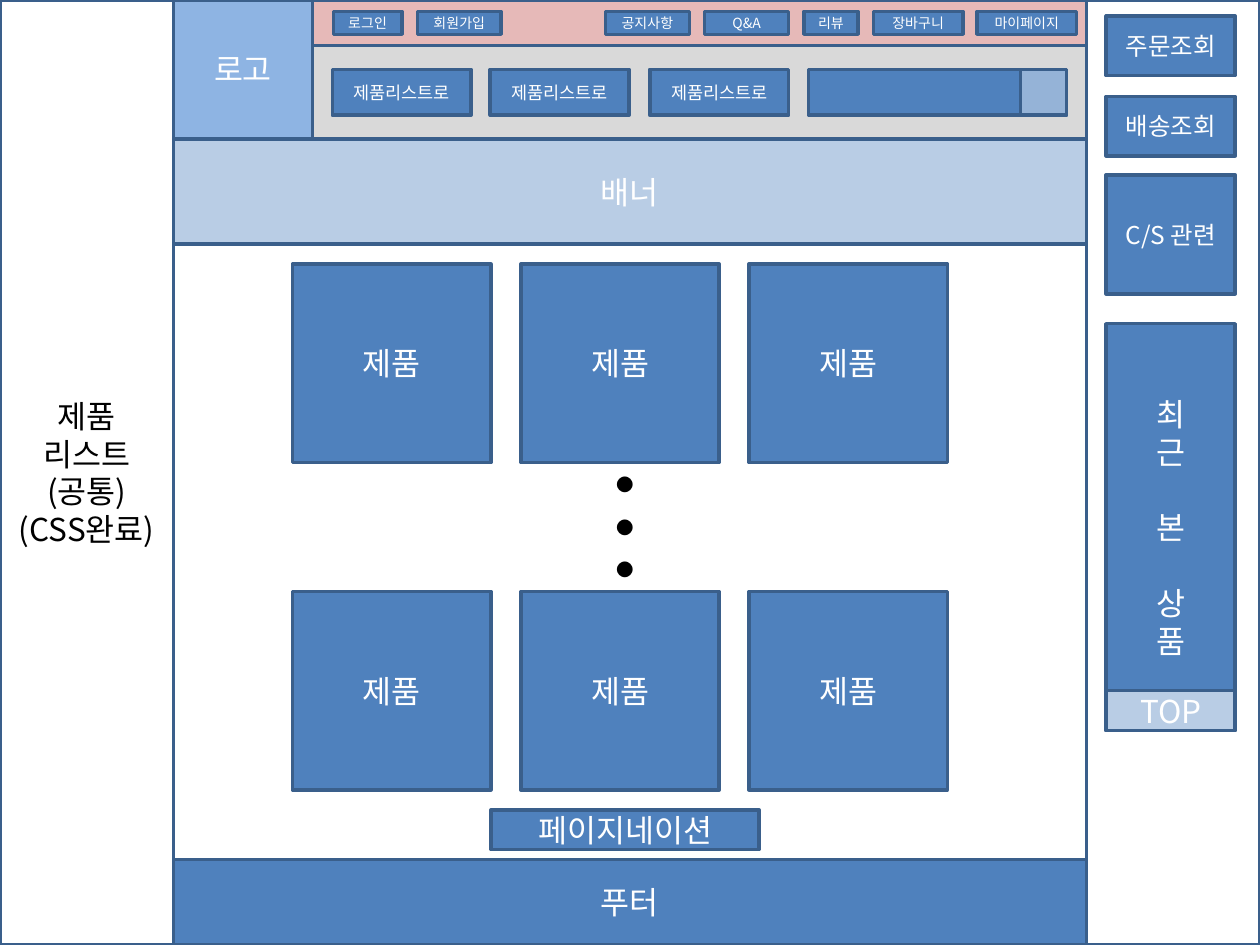
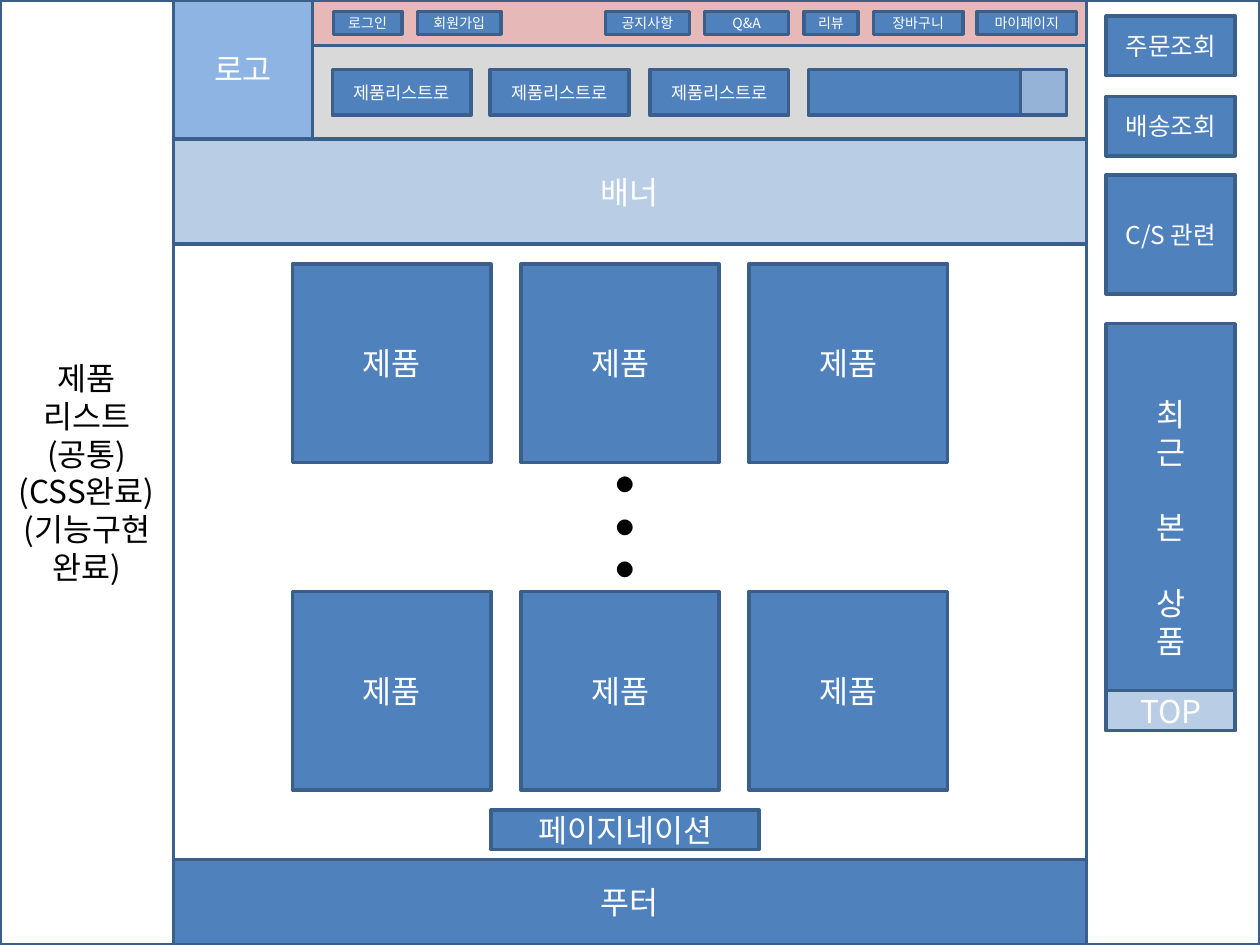
Before and after one commit to dksdlcks12/Portfolio, a slide deck: slide 3 of 스토리보드(구현 및 필요하면 추가).pptx. Drawn at 1260x945 pixels with LibreOffice and Linux fonts; fonts in the diff are those of the drawing. Boxes give left, top, right and bottom in pixels: in the first picture for what was removed or moved away, otherwise in the second. Text is boxed around its words. In the diff, an @@ line names an element or a change of style, - is before the commit and + after.

```diff
--- a/스토리보드(구현 및 필요하면 추가).pptx
+++ b/스토리보드(구현 및 필요하면 추가).pptx
@@ text in rectangle at [24,515,151,585]: paragraph added @@
+(기능구현 완료)
```
Also in this commit, not shown: 7 other slides changed, 1 other file.
